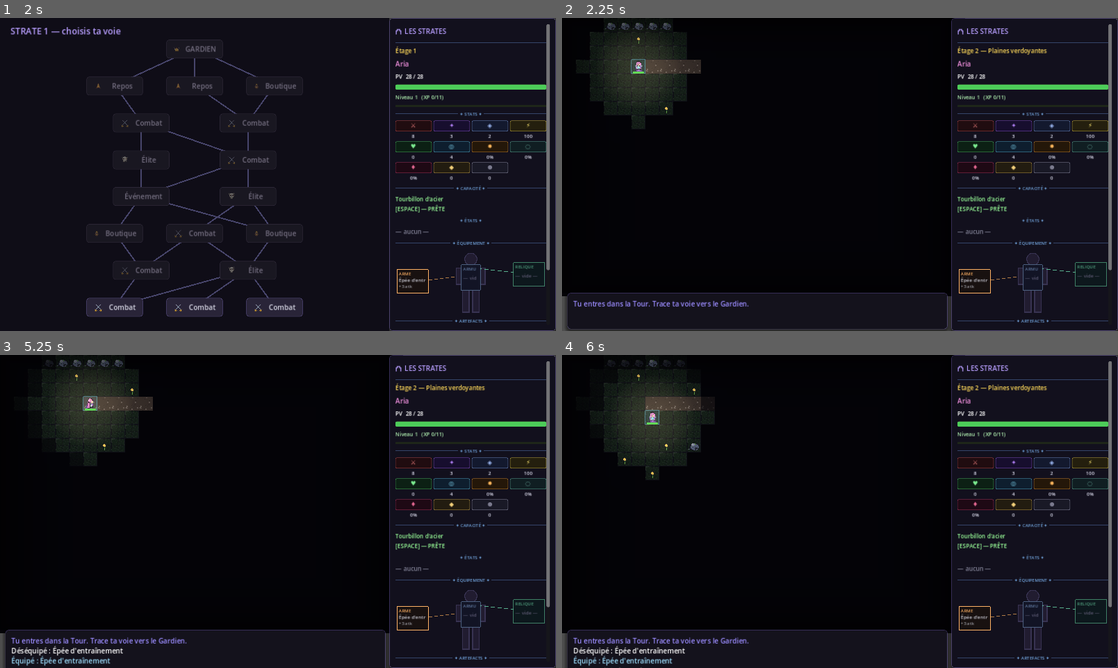
Above: before the commit, frames 1-4 (two rows, left to right).
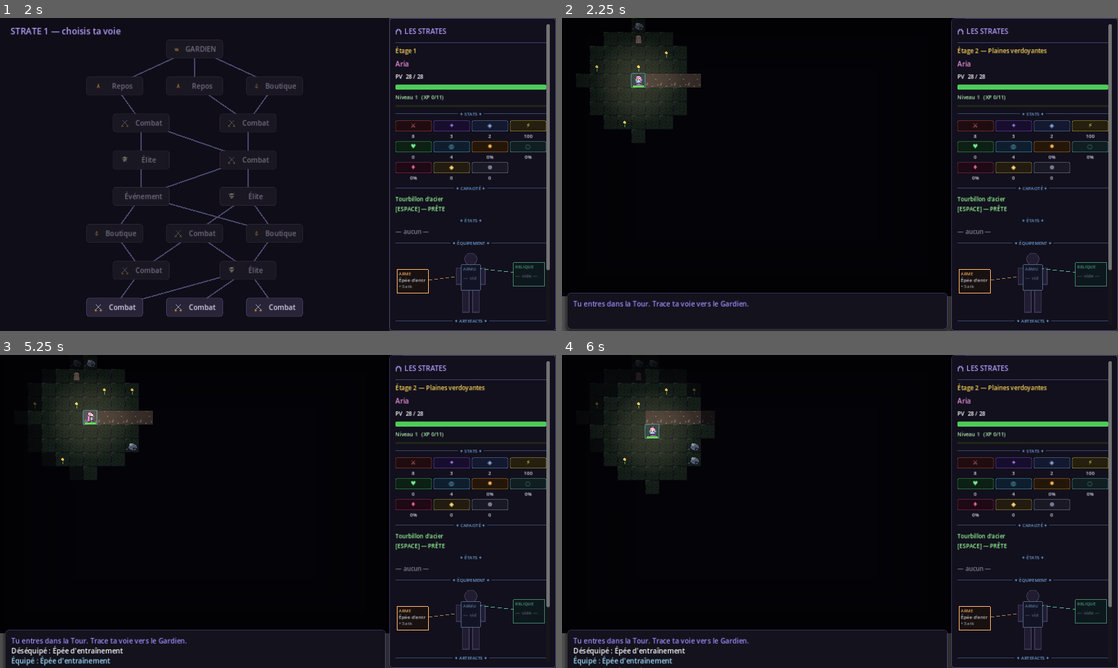
Above: after the commit, the same moments.

Repository: silversoulicious-lgtm/rpg-rogue-like-
Game: Godot game, scene res://scenes/Main.tscn
Same seed, same stepped clock (60 frames per second), same inputs: the game is played once before the commit and once after it.
Inputs:
- Up to frame 1 (2 s): click "▶ Nouvelle Ascension" at 0.5 s; click "Choisir" at 1.25 s
- Up to frame 2 (2.25 s): click "Combat" at 2 s
- Up to frame 3 (5.25 s): tap Enter at 2.75 s; hold D 2.78-3.5 s; tap I at 2.85 s; tap Space at 3.02 s; click "Déséquiper" at 3.5 s; click "Équiper" at 4.25 s; click "Fermer [I / Échap]" at 5 s
- Up to frame 4 (6 s): tap Space at 5.75 s; hold S from 5.78 s (still down); tap Enter at 5.85 s

Frame 1 is identical in both runs. In frame 2, 1.7% of the frame differs, in the area x 2-25%, y 1-40%; in frame 3, 1.7%; in frame 4, 1.6%.

Commit message:
Exclut la bordure de carte des variantes d'obstacle
Le cadre infranchissable doit rester un mur de rocher uniforme : un tronc
abattu ou une colonne en ruine en plein bord de carte cassait la lecture
de la limite du monde.

Co-Authored-By: Claude Sonnet 4.6 <noreply@anthropic.com>
Claude-Session: https://claude.ai/code/session_01KrP2bh6nP2k6gsgLTMvEVn

Diff:
--- a/scripts/Dungeon.gd
+++ b/scripts/Dungeon.gd
@@ -167,8 +167,10 @@
 ## à la place du rocher du biome — apporte de la variété au terrain bloquant,
 ## utilisé avec modération (faible probabilité par case).
 func _scatter_obstacle_variants(rng: RandomNumberGenerator) -> void:
-	for y in height:
-		for x in width:
+	# Exclut le cadre extérieur (bordure infranchissable) : il doit rester un
+	# mur de rocher uniforme plutôt qu'un mélange de troncs/colonnes en bord de carte.
+	for y in range(1, height - 1):
+		for x in range(1, width - 1):
 			if tiles[y][x] == ROCK and rng.randf() < Data.OBSTACLE_VARIANT_CHANCE:
 				obstacle[y][x] = Data.weighted_pick(Data.OBSTACLE_VARIANTS, rng)
 
